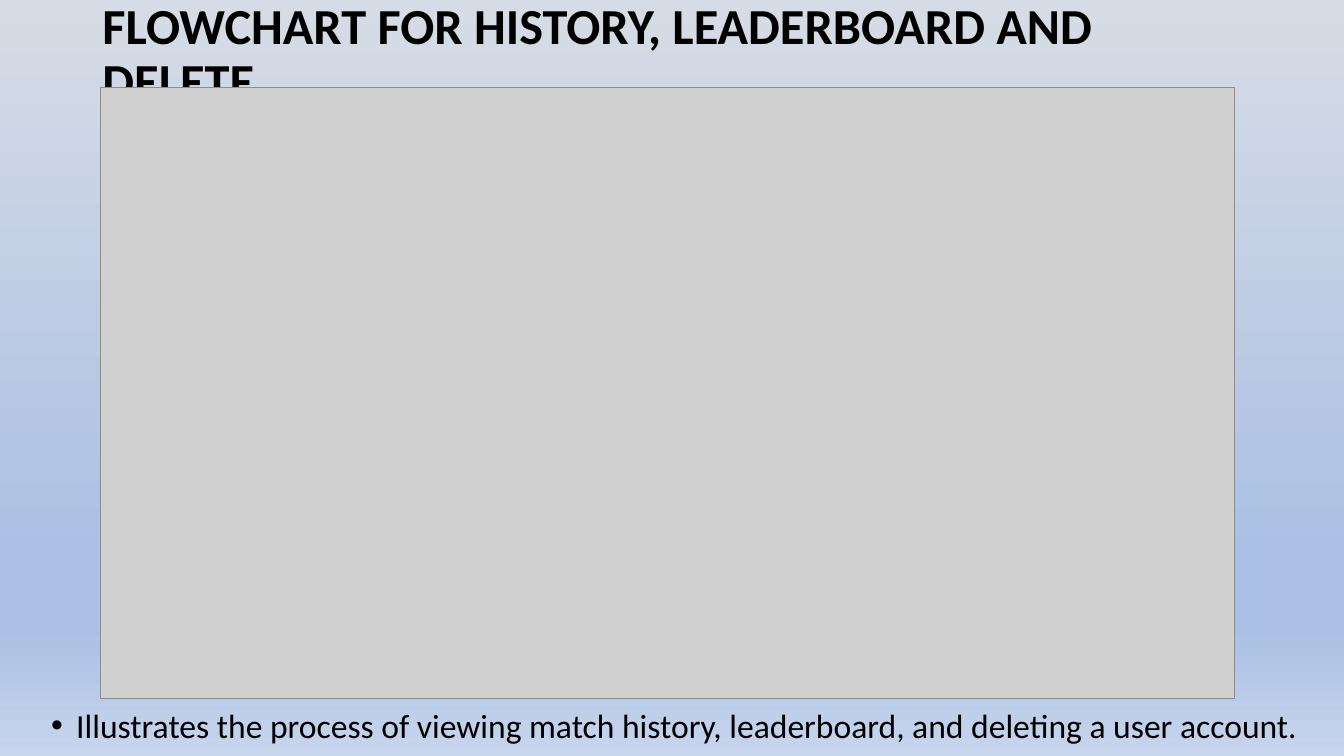
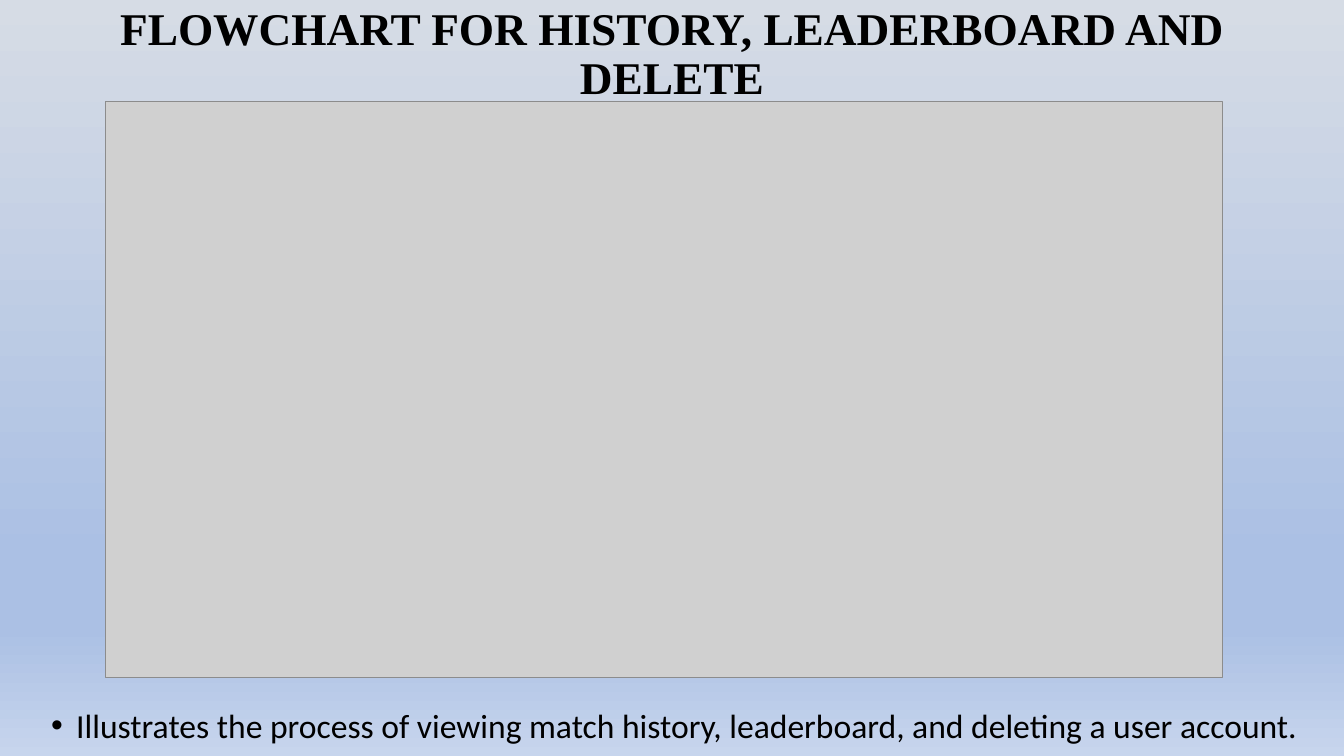
Before and after one commit to Bachelor-Of-Computer-Application/project-sd, a slide deck: slide 12 of 2nd sem final presentation.pptx. Drawn at 1344x756 pixels with LibreOffice and Linux fonts; fonts in the diff are those of the drawing; grey boxes stand for pictures. Boxes give left, top, right and bottom in pixels: in the first picture for what was removed or moved away, otherwise in the second. Text is boxed around its words. In the diff, an @@ line names an element or a change of style, - is before the commit and + after.

```diff
--- a/2nd sem final presentation.pptx
+++ b/2nd sem final presentation.pptx
@@ title "FLOWCHART FOR HISTORY, LEADERBOARD AND ..." at (x1=120, y1=15, x2=1223, y2=102): size 36 to 32.4 pt, font Calibri to Times New Roman; alignment left to centre @@
@@ picture resized from (x1=101, y1=88, x2=1235, y2=699) to (x1=106, y1=102, x2=1223, y2=678) @@
```
Also in this commit, not shown: 10 other slides changed, 1 other file.
